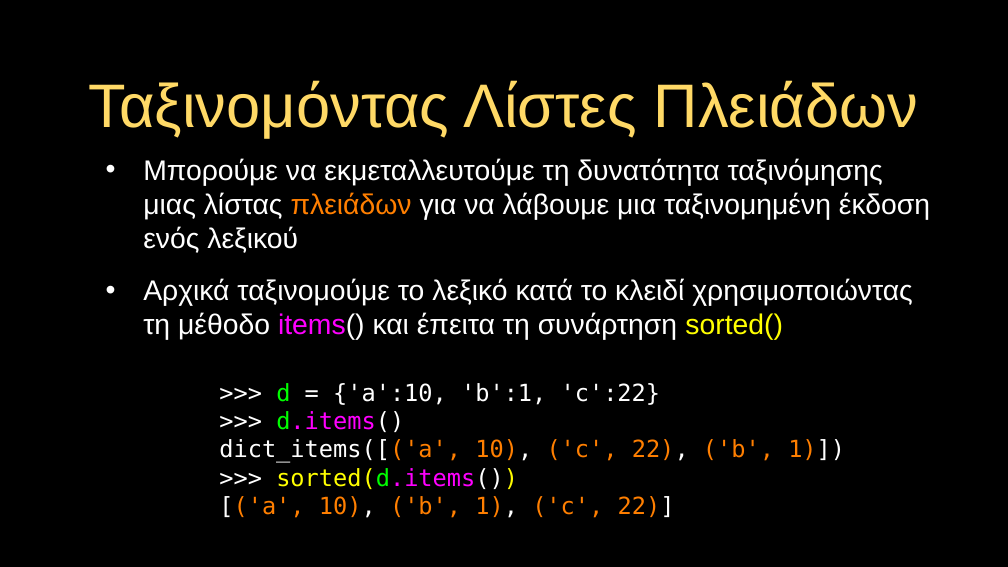
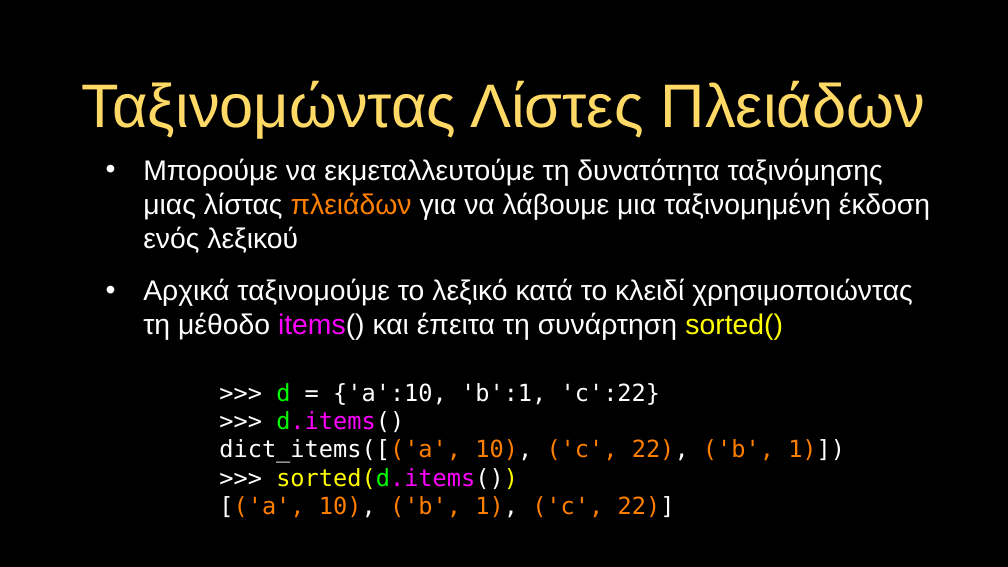
Before and after one commit to csev/py4e, a slide deck: slide 10 of lectures3/gr/Pythonlearn-10-Tuples.pptx. Drawn at 1008x567 pixels with LibreOffice and Linux fonts; fonts in the diff are those of the drawing. Boxes give left, top, right and bottom in pixels: in the first picture for what was removed or moved away, otherwise in the second. Text is boxed around its words. In the diff, an @@ line names an element or a change of style, - is before the commit and + after.

```diff
--- a/lectures3/gr/Pythonlearn-10-Tuples.pptx
+++ b/lectures3/gr/Pythonlearn-10-Tuples.pptx
@@ title at (x1=82, y1=80, x2=925, y2=139): text changed @@
-Ταξινομόντας Λίστες Πλειάδων
+Ταξινομώντας Λίστες Πλειάδων
```
Also in this commit, not shown: 1 other slide changed, 2 other files.
